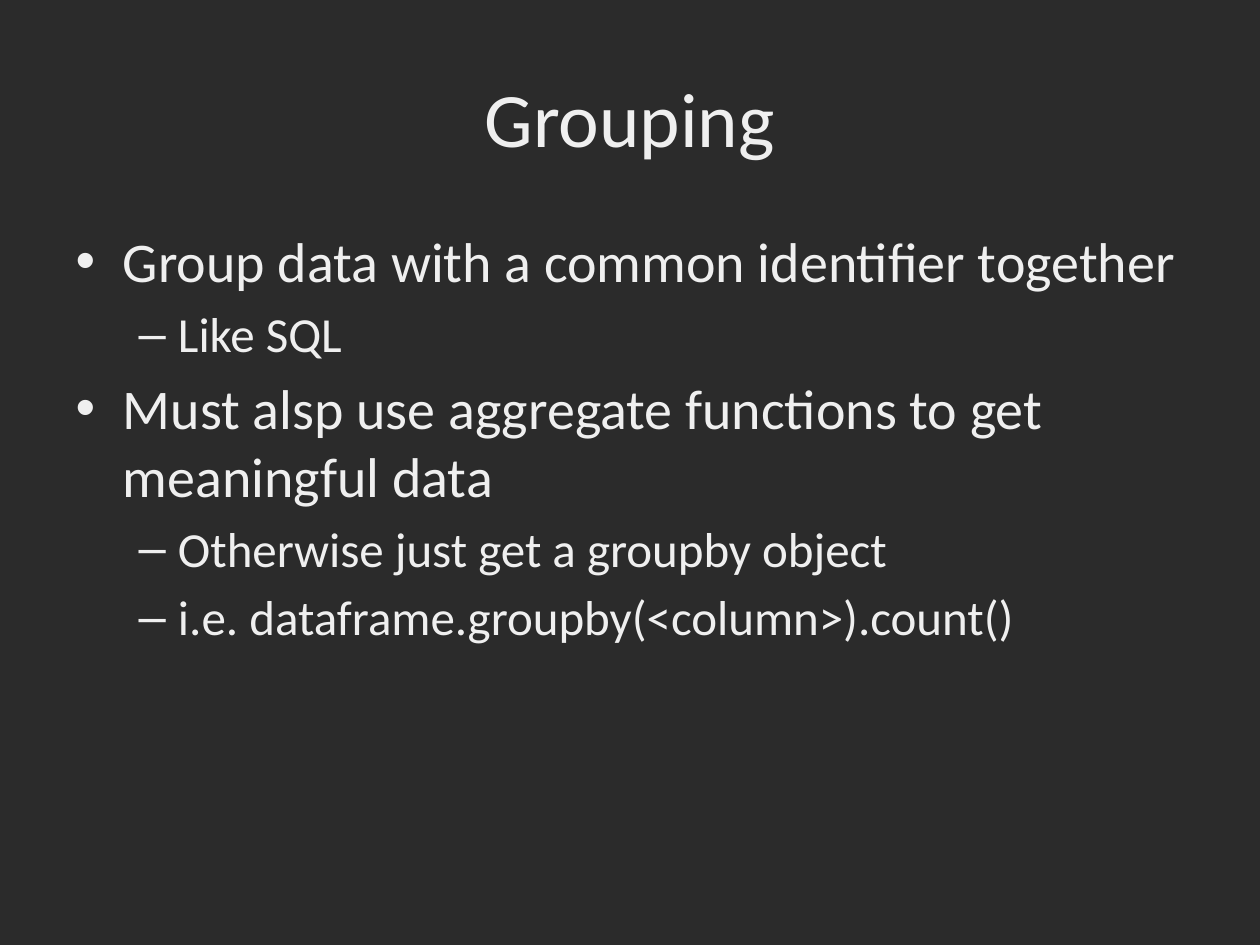
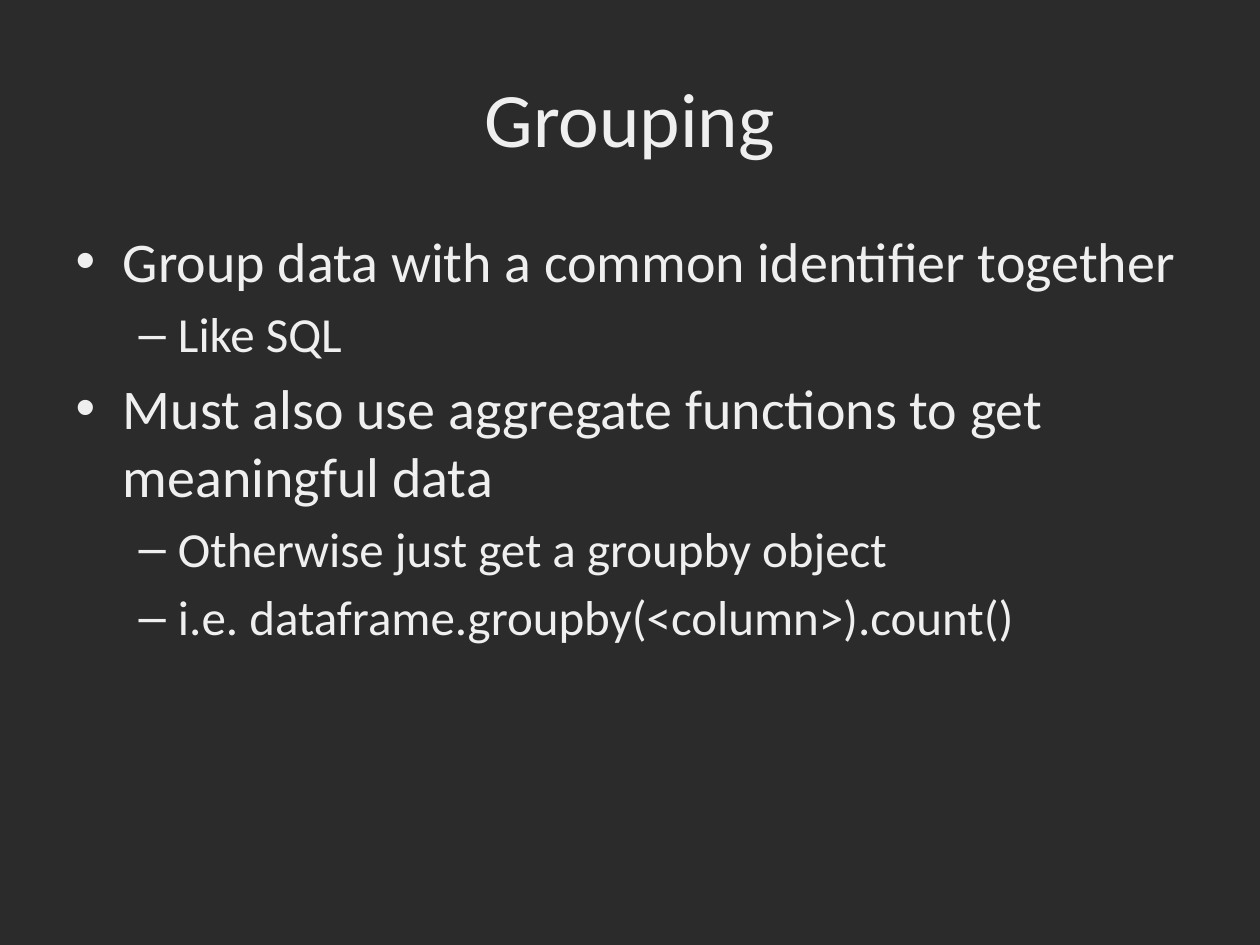
Before and after one commit to dbowmans46/PracticalProgramming, a slide deck: slide 9 of Session 7 - Python/Instructional Material/Session 7 – Python Pandas Data Wrangling.pptx (slide 8 before the commit). Drawn at 1260x945 pixels with LibreOffice and Linux fonts; fonts in the diff are those of the drawing; background and template pictures are left out; a plain dark background stands for a picture behind light text. Boxes give left, top, right and bottom in pixels: in the first picture for what was removed or moved away, otherwise in the second. Text is boxed around its words. In the diff, an @@ line names an element or a change of style, - is before the commit and + after.

```diff
--- a/Session 7 - Python/Instructional Material/Session 7 – Python Pandas Data Wrangling.pptx
+++ b/Session 7 - Python/Instructional Material/Session 7 – Python Pandas Data Wrangling.pptx
@@ text at [123, 390, 1042, 507]: text changed @@
-• Must alsp use aggregate functions to get meaningful data
+• Must also use aggregate functions to get meaningful data
```
Also in this commit, not shown: 4 other slides changed, 3 slides added, 1 slide removed.
